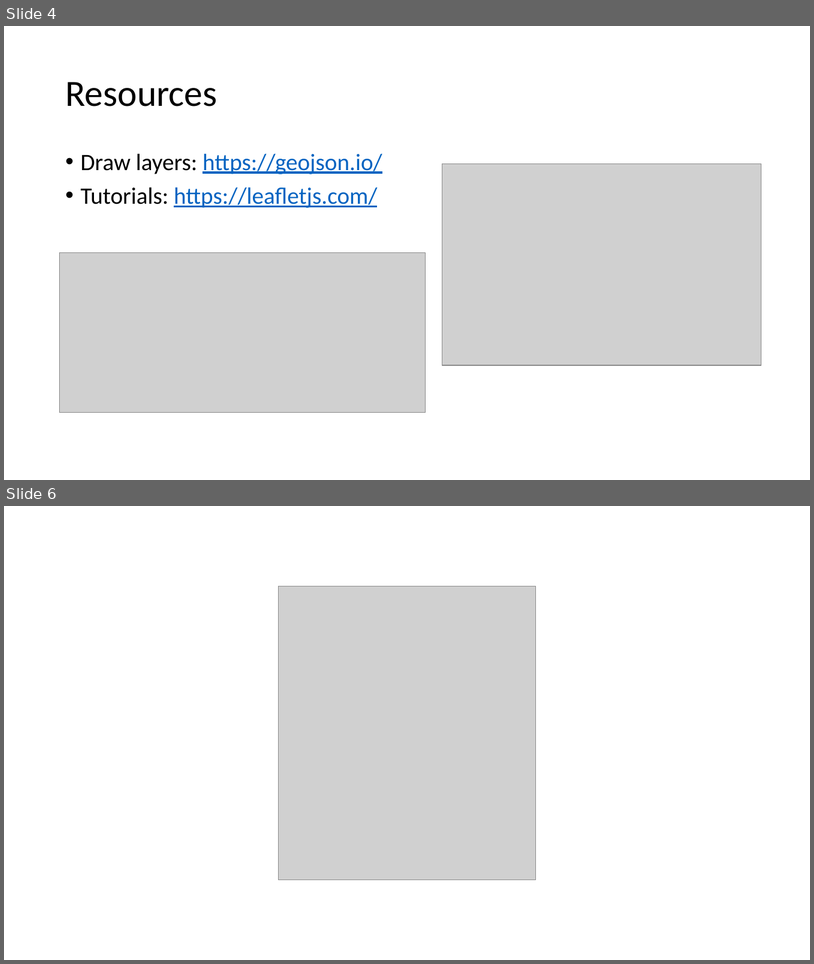
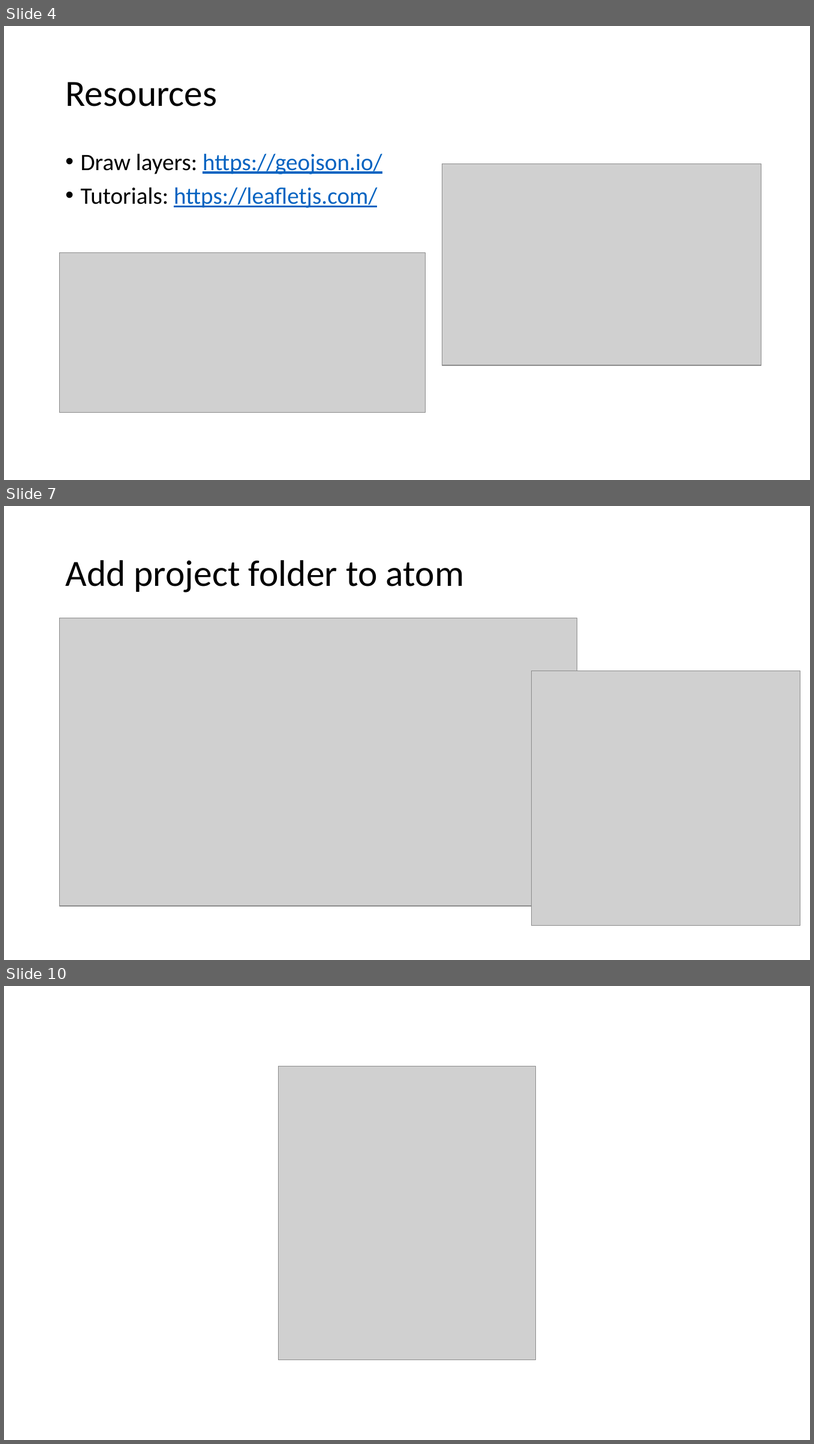
Before and after one commit to mckeont/GeoTag, a slide deck: Presentation/Presentation.pptx. Shown one above the other, each under a label of ours: slides 4 and 6 before the commit, slides 4, 7 and 10 after it; the slides between them are not shown. The pictures are 814x964 and 814x1444 pixels, drawn with LibreOffice and Linux fonts; fonts in the diff are those of the drawing; grey boxes stand for pictures. Boxes give left, top, right and bottom in pixels: in the first picture for what was removed or moved away, otherwise in the second. Text is boxed around its words. In the diff, an @@ line names an element or a change of style, - is before the commit and + after.

```diff
--- a/Presentation/Presentation.pptx
+++ b/Presentation/Presentation.pptx
@@ slide 7 added at box(4, 506, 810, 960), background #FFFFFF @@
@@ title added at box(65, 560, 465, 592), 44 pt, text #000000 @@
+Add project folder to atom
@@ picture added at box(60, 618, 578, 906) @@
@@ picture added at box(532, 670, 801, 925) @@
@@ what was slide 6 is now slide 10 @@
```
Also in this commit, not shown: 2 slides changed, 4 other slides added, 1 slide removed.
